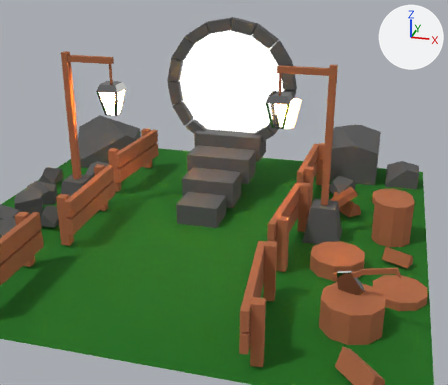
Two versions of the Blender file 36-create-blender-scene/portal_scene.blend, one commit apart.
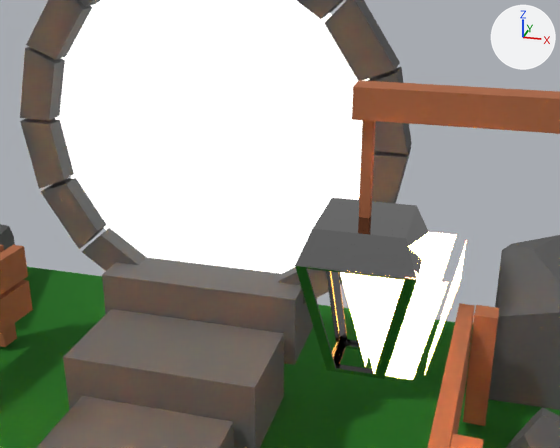
Each version appears first from a 50 mm camera at (1.606, -4.875, 2.408) aimed at (0.342, -0.322, 0.482), and next in a close-up from a 50 mm camera at (0.898, -1.166, 1.726) aimed at (0.561, 0.047, 1.213). Arrows for +X, +Y and +Z are at upper right; the lights stay in place.
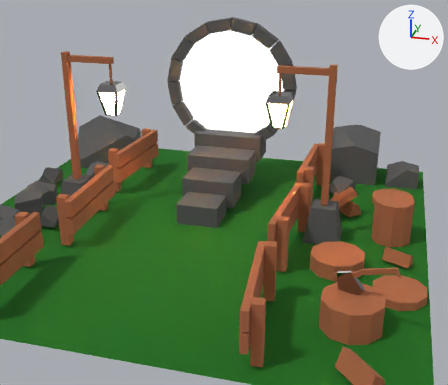
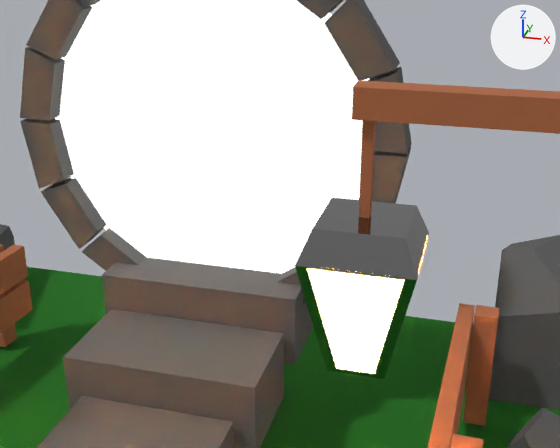
Location of each change, [x1, y1, x2, y2] in pixels of the close-ups (560 x 448 px):
'Cube.005', deleted
    before: [340, 232, 466, 380]
'poleLight2', added
    after: [307, 249, 425, 374]

The change, as a diff of the scene's bpy script:
```diff
--- a/36-create-blender-scene/portal_scene.blend.py
+++ b/36-create-blender-scene/portal_scene.blend.py
@@ me_cube_030_1 @@
+me_cube_030_1.from_pydata([(0.033, -0.033, -0.135), (-0.033, -0.033, -0.135), (-0.033, 0.033, -0.135), (0.033, 0.033, -0.135), (0.08, 0.098, 0.083), (0.034, 0.052, -0.132), (-0.034, 0.052, -0.132), (-0.08, 0.098, 0.083), (0.098, -0.08, 0.083), (0.052, -0.034, -0.132), (0.052, 0.034, -0.132), (0.098, 0.08, 0.083), (-0.08, -0.098, 0.083), (-0.034, -0.052, -0.132), (0.034, -0.052, -0.132), (0.08, -0.098, 0.083), (-0.052, 0.034, -0.132), (-0.098, 0.08, 0.083), (-0.052, -0.034, -0.132), (-0.098, -0.08, 0.083)], [], [(1, 2, 3, 0), (5, 6, 7, 4), (9, 10, 11, 8), (13, 14, 15, 12), (16, 18, 19, 17)])
+me_cube_030_1.materials.append(mat_lampemissive)  # orange #ffb44d
@@ ob_cube_005 @@
-ob_cube_005 = bpy.data.objects.new('Cube.005', me_cube_030)
-ob_cube_005.location = (0.78, 0.043, 1.105)
-ob_cube_005.rotation_euler = (0.0, 0.0, 4.712)  # degrees (0, 0, 270)
@@ ob_polelight2 @@
+ob_polelight2 = bpy.data.objects.new('poleLight2', me_cube_030_1)
+ob_polelight2.location = (0.713, 0.043, 1.105)
+ob_polelight2.rotation_euler = (0.0, 0.0, 4.712)  # degrees (0, 0, 270)
```
